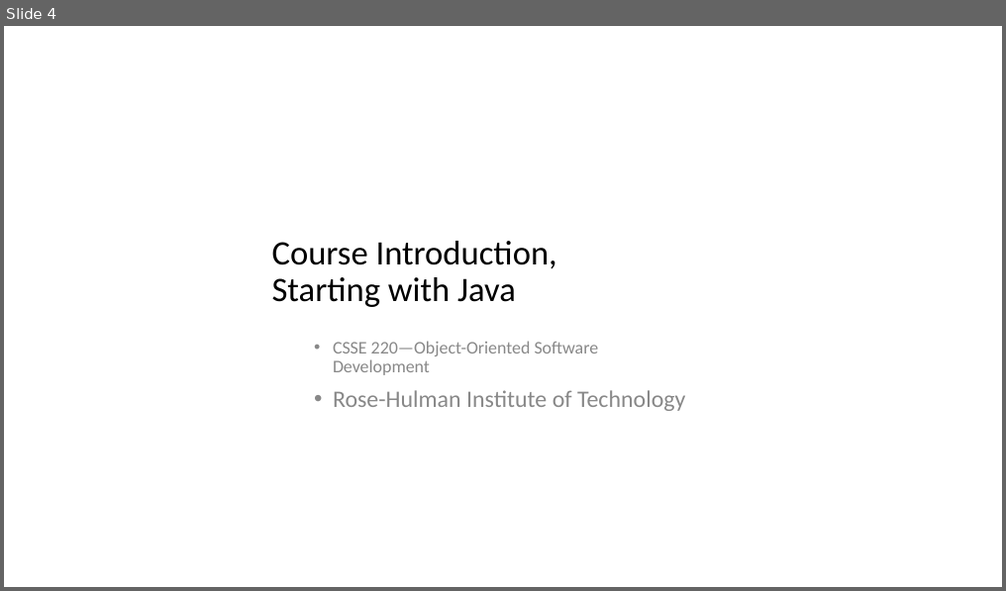
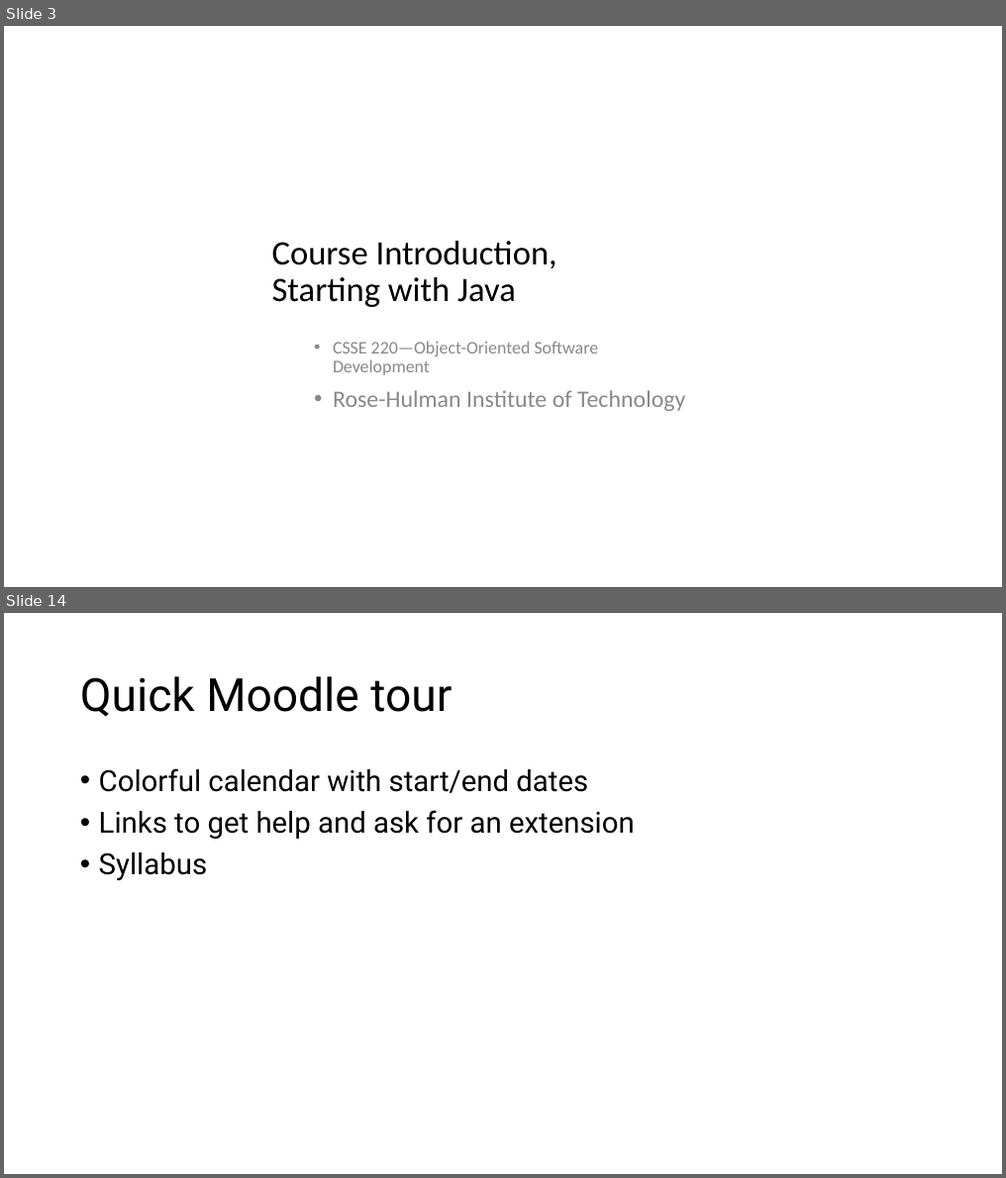
Before and after one commit to RHIT-CSSE/csse220, a slide deck: ClassMaterials/JavaIntro/Slides/Part1-InstructorIntro.pptx. Shown one above the other, each under a label of ours: slide 4 before the commit, slides 3 and 14 after it; the slides between them are not shown. The pictures are 1006x591 and 1006x1178 pixels, drawn with LibreOffice and Linux fonts; fonts in the diff are those of the drawing. Boxes give left, top, right and bottom in pixels: in the first picture for what was removed or moved away, otherwise in the second. Text is boxed around its words. In the diff, an @@ line names an element or a change of style, - is before the commit and + after.

```diff
--- a/ClassMaterials/JavaIntro/Slides/Part1-InstructorIntro.pptx
+++ b/ClassMaterials/JavaIntro/Slides/Part1-InstructorIntro.pptx
@@ slide 14 added at [4, 613, 1002, 1174], background #FFFFFF @@
@@ title added at [80, 676, 451, 717], 44 pt, text #000000 @@
+Quick Moodle tour
@@ text added at [99, 768, 635, 881], 28 pt, text #000000 @@
+• Colorful calendar with start/end dates
+• Links to get help and ask for an extension
+• Syllabus
@@ what was slide 4 is now slide 3 @@
```
Also in this commit, not shown: 6 slides changed, 7 other slides added, 5 slides removed, 3 other files.
